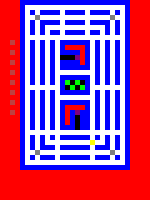
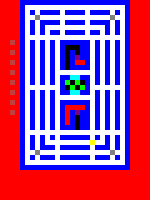
Layer changes from the first w=150, h=200 image to the second:
painted on "Layer #1" over [60, 45, 85, 95]
